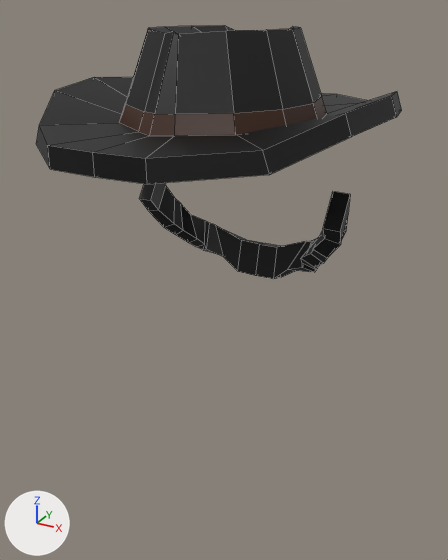
A saved change to the FBX model Assets/Personages/Sample/PersPartsPack2.fbx.
Rendered twice from a 50 mm camera at (0.00251, -0.00601, 0.01799) aimed at (-0.00042, -0.00067, 0.01532). Every picture has the same lights, and +X, +Y and +Z are marked at lower left. Mesh edges are drawn as thin lines. Where no turn or scale is listed for an object, it has been applied to the vertices.

The scene before the commit, as lines of its bpy script (objects in view):
```python
me_cube_001 = bpy.data.meshes.new('Cube.001')
me_cube_001.from_pydata(...)  # 76 vertices, 74 faces; spans x -0.00121..0.00121, y 0.00013..0.00102, z -0.00162..-0.0003
me_cube_001.materials.append(mat_blackhair)  # black #000000
me_cylinder_004 = bpy.data.meshes.new('Cylinder.004')
me_cylinder_004.from_pydata(...)  # 104 vertices, 108 faces; spans x -0.00168..0.00168, y -0.002..0.002, z -0.0002..0.00077
# faces by material slot: [92, 16]
me_cylinder_004.materials.append(mat_blackhair)  # black #000000
me_cylinder_004.materials.append(mat_darkhair)  # brown #3f1e07
ob_beard = bpy.data.objects.new('Beard', me_cube_001)
ob_beard.location = (-0.00049, -0.00052, 0.0166)
ob_hat = bpy.data.objects.new('Hat', me_cylinder_004)
ob_hat.location = (-0.00049, -0.00052, 0.01705)
```
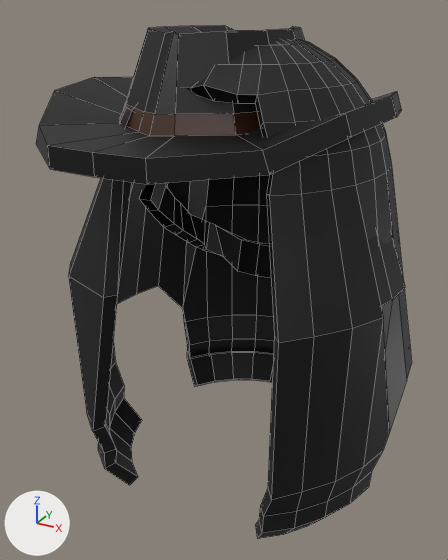
The newer file is also rescaled (x100.0) as a whole; pictures and numbers use the older file's frame.

What changed in the scene script:
```text
Add me_sphere_002:
    me_sphere_002.from_pydata(...)  # 500 vertices, 497 faces; spans x -0.00179..0.00179, y -0.00156..0.00184, z -0.00321..0.00142
    me_sphere_002.materials.append(mat_blackhair)  # black #000000
Add ob_nesteahairlong:
    ob_nesteahairlong = bpy.data.objects.new('NesteaHairLong', me_sphere_002)
    ob_nesteahairlong.location = (-0.00021, -0.00054, 0.01636)
```

Location of each change, [x1, y1, x2, y2] in pixels of the pictures (448 x 560 px):
'NesteaHairLong', added (black)
    after: [69, 39, 412, 539]
